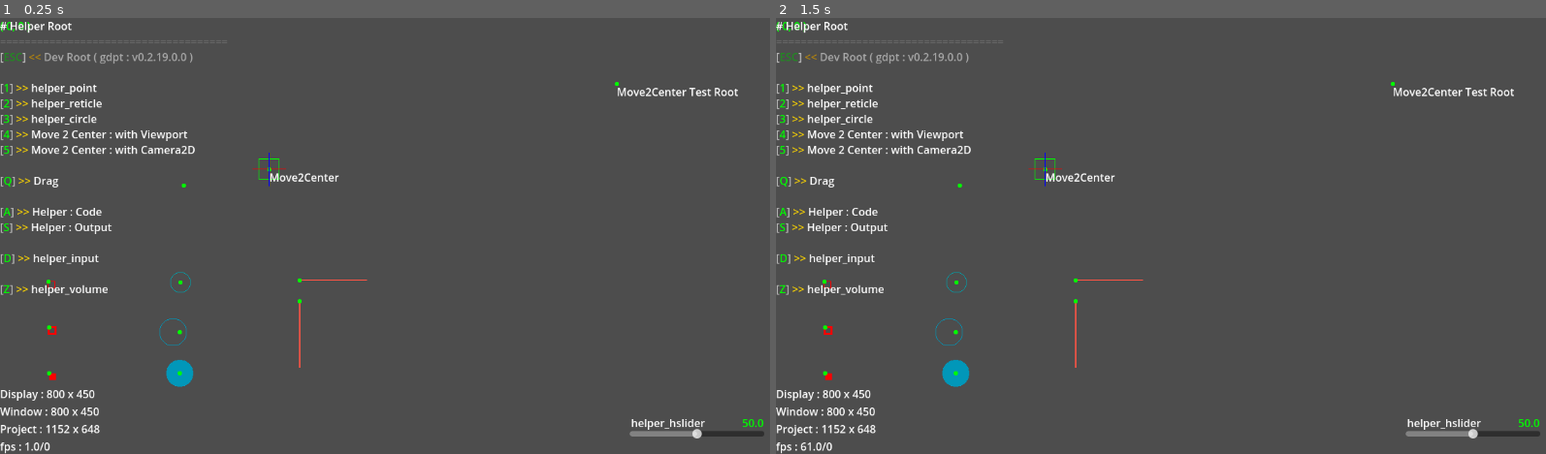
Above: before the commit, frames 1-2 (left to right).
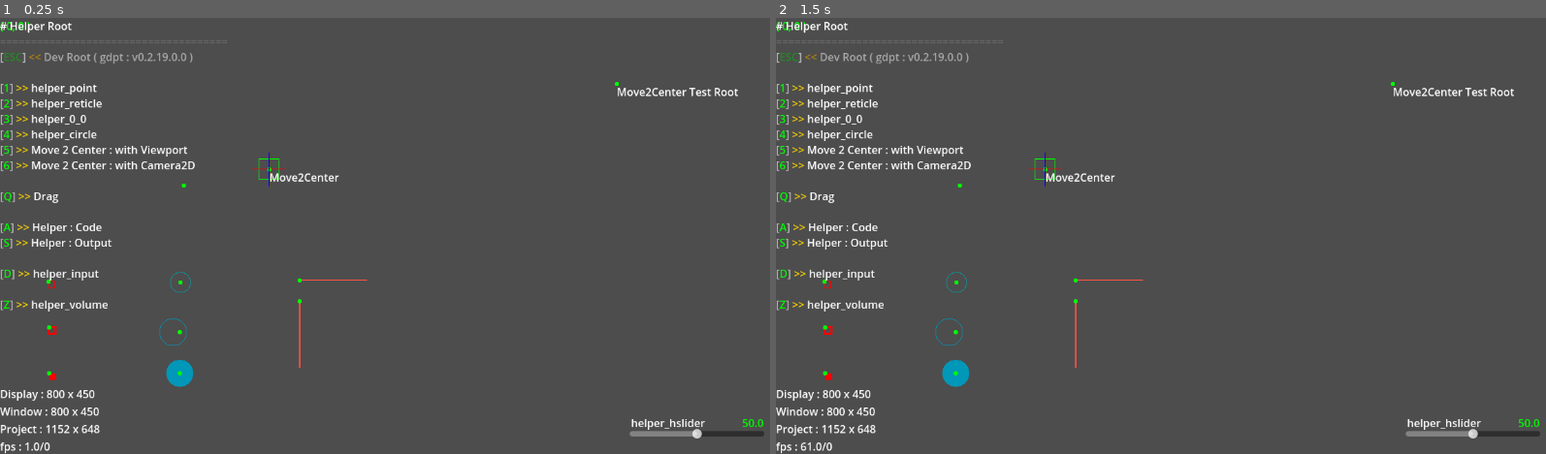
Above: after the commit, the same moments.

Repository: R2Road/godot_play_tool
Game: Godot game, scene res://test_helper/test_helper_root.tscn
The game is run twice, just before and just after one commit, with the same random seed, the same clock (stepped at 60 frames per second) and the same inputs. This scene is started directly instead of the project's main scene.
Inputs (mouse positions are in pixels of both pictures, inside the frame that each line leads up to):
- Up to frame 1 (0.25 s): no input
- Up to frame 2 (1.5 s): tap Enter at 0.5 s; move the mouse to (1338, 214) at 0.52 s; hold D 0.53-1.25 s; tap 3 at 0.6 s; click (1338, 214) at 0.67 s; tap Space at 0.77 s; tap 4 at 0.8 s; drag from (1007, 257) to (1122, 323) at 1.27 s

The runs differ from the first frame. In frame 1, 1.5% of the frame differs, in the area x 0-26%, y 22-68%; in frame 2, 1.5%.
Error in both runs: Out of bounds get index '1' (on base: 'Array[Dictionary]') (res://addons/godot_play_tool/scene/gdpt_scene.gd:25)

Commit message:
add scene : test_helper___0_0

Diff:
--- /dev/null
+++ b/project/test_helper/test_helper___0_0.gd
@@ -0,0 +1,20 @@
+class_name test_helper___0_0 extends GDPTScene
+
+
+
+### GDPT Override ################################################
+static func scene_name()->String:
+	return "helper_0_0"
+
+static func scene_path()->String:
+	return super.scene_path()
+
+
+
+### Override #####################################################
+func _ready():
+	pam.set_name( scene_name() )
+	pam.add_split()
+	pam.add_back( Key.KEY_ESCAPE )
+	pam.add_split()
+	build_summary( eSceneType.TEST )
--- /dev/null
+++ b/project/test_helper/test_helper___0_0.tscn
@@ -0,0 +1,11 @@
+[gd_scene load_steps=3 format=3 uid="uid://dw5cfuxnaghol"]
+
+[ext_resource type="Script" uid="uid://crqtj53u8yv1o" path="res://test_helper/test_helper___0_0.gd" id="1_mrbhr"]
+[ext_resource type="PackedScene" uid="uid://dsuaumbxcknhr" path="res://addons/godot_play_tool/helper/helper_0_0.tscn" id="2_5kclq"]
+
+[node name="test_helper___0_0" type="Node2D"]
+script = ExtResource("1_mrbhr")
+
+[node name="Camera2D" type="Camera2D" parent="."]
+
+[node name="helper_0_0" parent="." instance=ExtResource("2_5kclq")]
--- a/project/test_helper/test_helper_root.gd
+++ b/project/test_helper/test_helper_root.gd
@@ -20,9 +20,10 @@
 	pam.add_lf()
 	pam.add_mover( test_helper___point.scene_name(),						Key.KEY_1, test_helper___point.scene_path() )
 	pam.add_mover( test_helper___reticle.scene_name(),						Key.KEY_2, test_helper___reticle.scene_path() )
-	pam.add_mover( test_helper___circle.scene_name(),						Key.KEY_3, test_helper___circle.scene_path() )
-	pam.add_mover( test_helper___move2center_with_viewport.scene_name(),	Key.KEY_4, test_helper___move2center_with_viewport.scene_path() )
-	pam.add_mover( test_helper___move2center_with_camera2d.scene_name(),	Key.KEY_5, test_helper___move2center_with_camera2d.scene_path() )
+	pam.add_mover( test_helper___0_0.scene_name(),							Key.KEY_3, test_helper___0_0.scene_path() )
+	pam.add_mover( test_helper___circle.scene_name(),						Key.KEY_4, test_helper___circle.scene_path() )
+	pam.add_mover( test_helper___move2center_with_viewport.scene_name(),	Key.KEY_5, test_helper___move2center_with_viewport.scene_path() )
+	pam.add_mover( test_helper___move2center_with_camera2d.scene_name(),	Key.KEY_6, test_helper___move2center_with_camera2d.scene_path() )
 	pam.add_lf()
 	pam.add_mover( test_helper___drag.scene_name(),			Key.KEY_Q, test_helper___drag.scene_path() )
 	pam.add_lf()
Not shown, added: project/test_helper/test_helper___0_0.gd.uid
